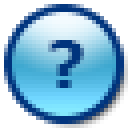
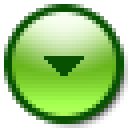
Layers edited between the first and the second 128x128 image:
hid group "blue" (1st of 2) (4 layers) over bbox(12, 12, 116, 116)
showed group "green" (1st of 2) (3 layers) over bbox(12, 12, 116, 116)
painted on "green rastr" (1st of 2, in "green") over bbox(12, 12, 116, 116)
added layer "green rastr" (2nd of 2, in "green") in group "green" over bbox(12, 12, 116, 116)
showed "green" (2nd of 2, in "green") over bbox(12, 12, 116, 116)
